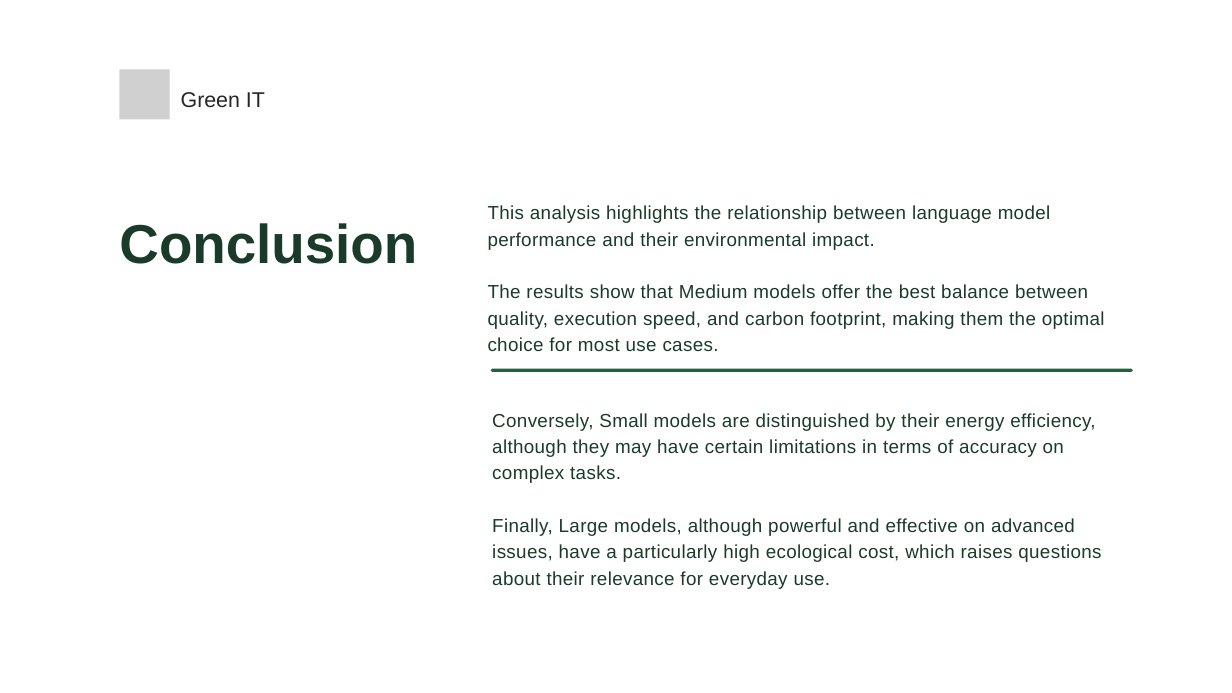
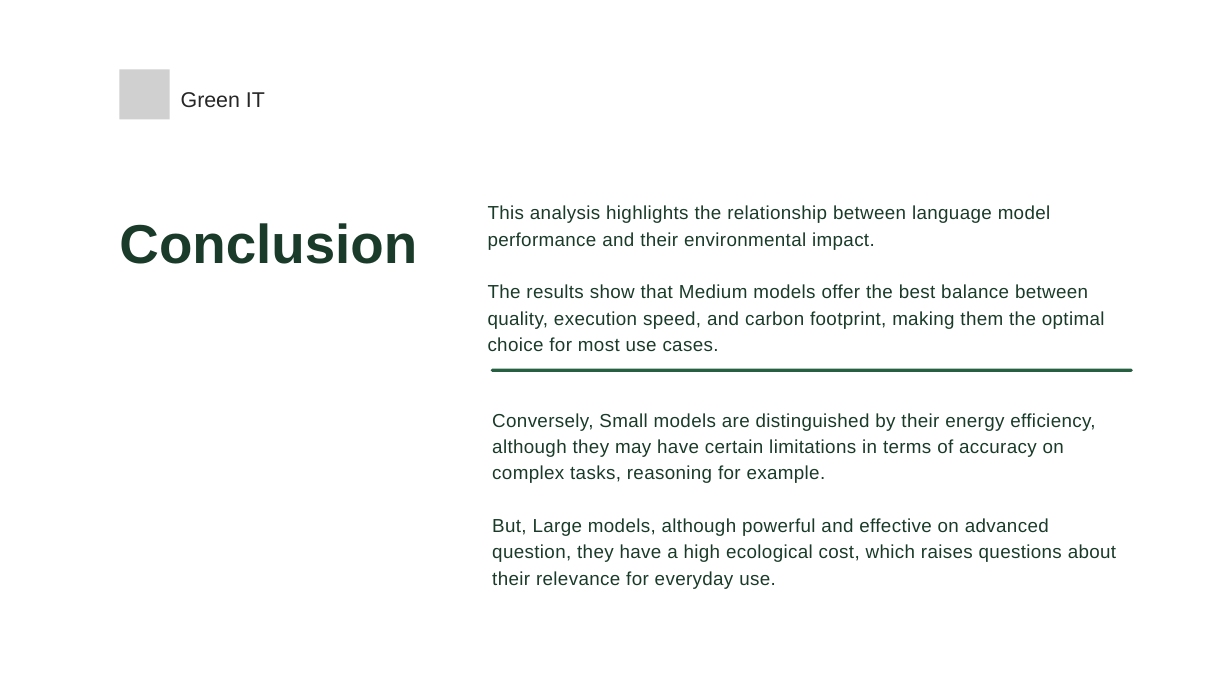
Before and after one commit to Zeconqueror/Green_IT, a slide deck: slide 8 of Tp1_Green_IT/dashboard.pptx. Drawn at 1232x693 pixels with LibreOffice and Linux fonts; fonts in the diff are those of the drawing; grey boxes stand for pictures. Boxes give left, top, right and bottom in pixels: in the first picture for what was removed or moved away, otherwise in the second. Text is boxed around its words. In the diff, an @@ line names an element or a change of style, - is before the commit and + after.

Commit message:
Add files via upload
rm Tp1_Green_IT/dashboard.pptx

```diff
--- a/Tp1_Green_IT/dashboard.pptx
+++ b/Tp1_Green_IT/dashboard.pptx
@@ text at box(492, 413, 1116, 589): text changed @@
-Conversely, Small models are distinguished by their energy efficiency, although they may have certain limitations in terms of accuracy on complex tasks.
-Finally, Large models, although powerful and effective on advanced issues, have a particularly high ecological cost, which raises questions about their relevance for everyday use.
+Conversely, Small models are distinguished by their energy efficiency, although they may have certain limitations in terms of accuracy on complex tasks, reasoning for example.
+But, Large models, although powerful and effective on advanced question, they have a high ecological cost, which raises questions about their relevance for everyday use.
```
Also in this commit, not shown: 1 other slide changed.
